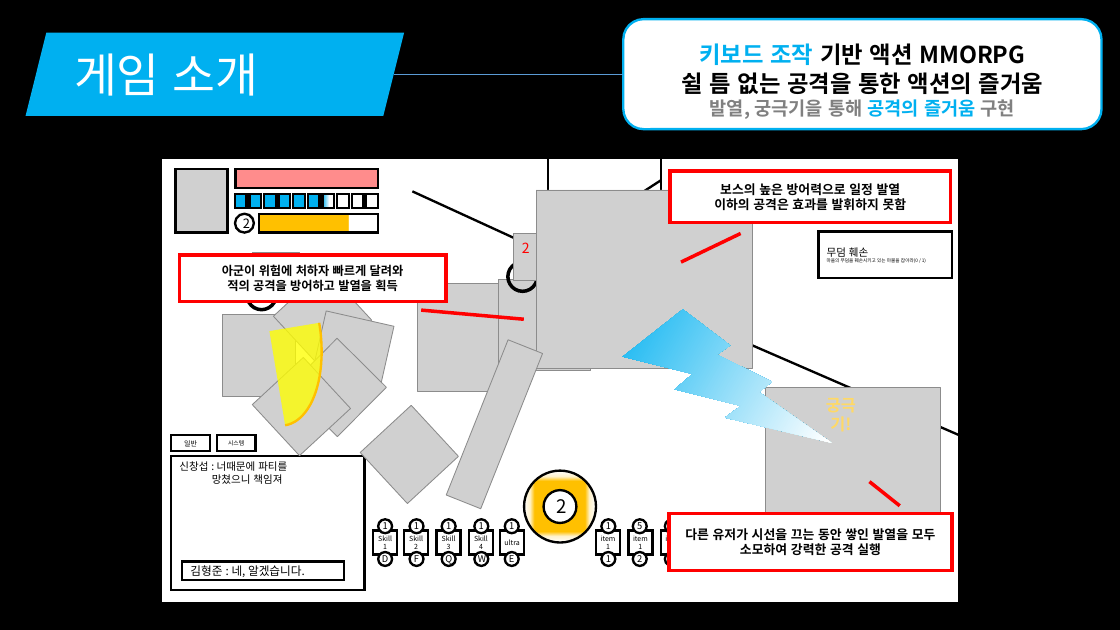
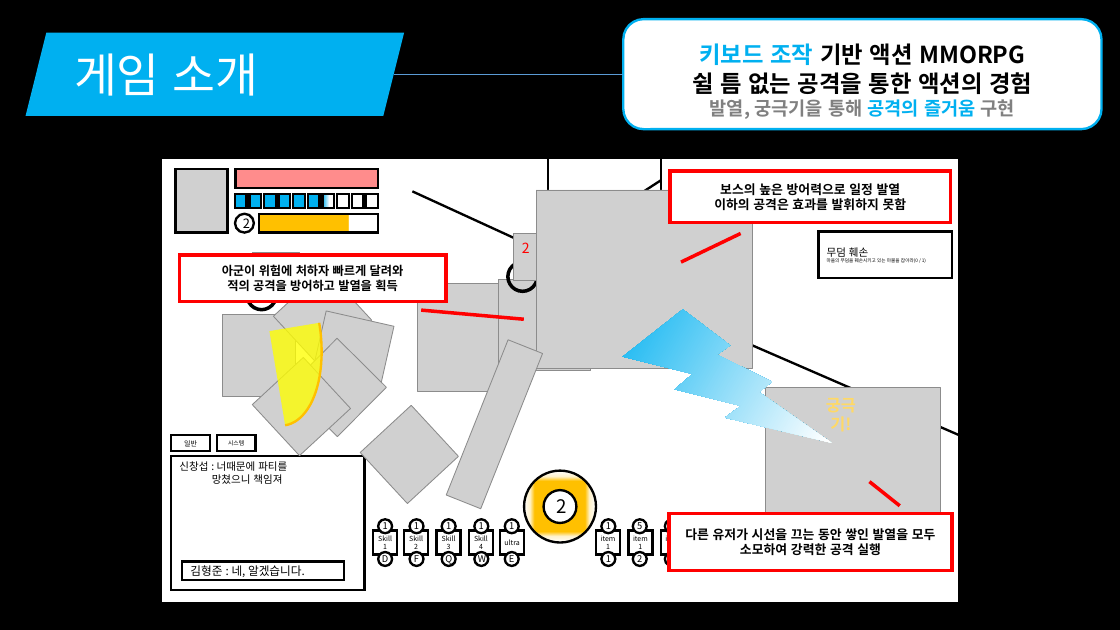
Before and after one commit to korleinster/gamebusdriver, a slide deck: slide 3 of documents/노루막이_김형준_신창섭_홍승필_허지훈.pptx. Drawn at 1120x630 pixels with LibreOffice and Linux fonts; fonts in the diff are those of the drawing; grey boxes stand for pictures; background and template pictures are left out. Boxes give left, top, right and bottom in pixels: in the first picture for what was removed or moved away, otherwise in the second. Text is boxed around its words. In the diff, an @@ line names an element or a change of style, - is before the commit and + after.

```diff
--- a/documents/노루막이_김형준_신창섭_홍승필_허지훈.pptx
+++ b/documents/노루막이_김형준_신창섭_홍승필_허지훈.pptx
@@ text in rounded rectangle at (x1=692, y1=72, x2=1032, y2=94): text changed @@
-쉴 틈 없는 공격을 통한 액션의 즐거움
+쉴 틈 없는 공격을 통한 액션의 경험
```
Also in this commit, not shown: 3 other slides changed, 1 slide added.
